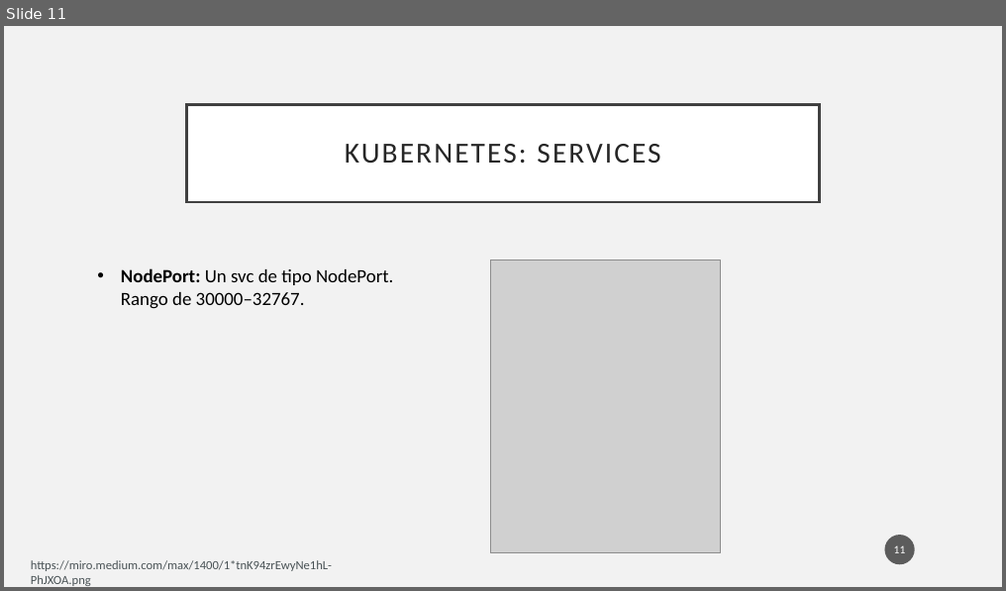
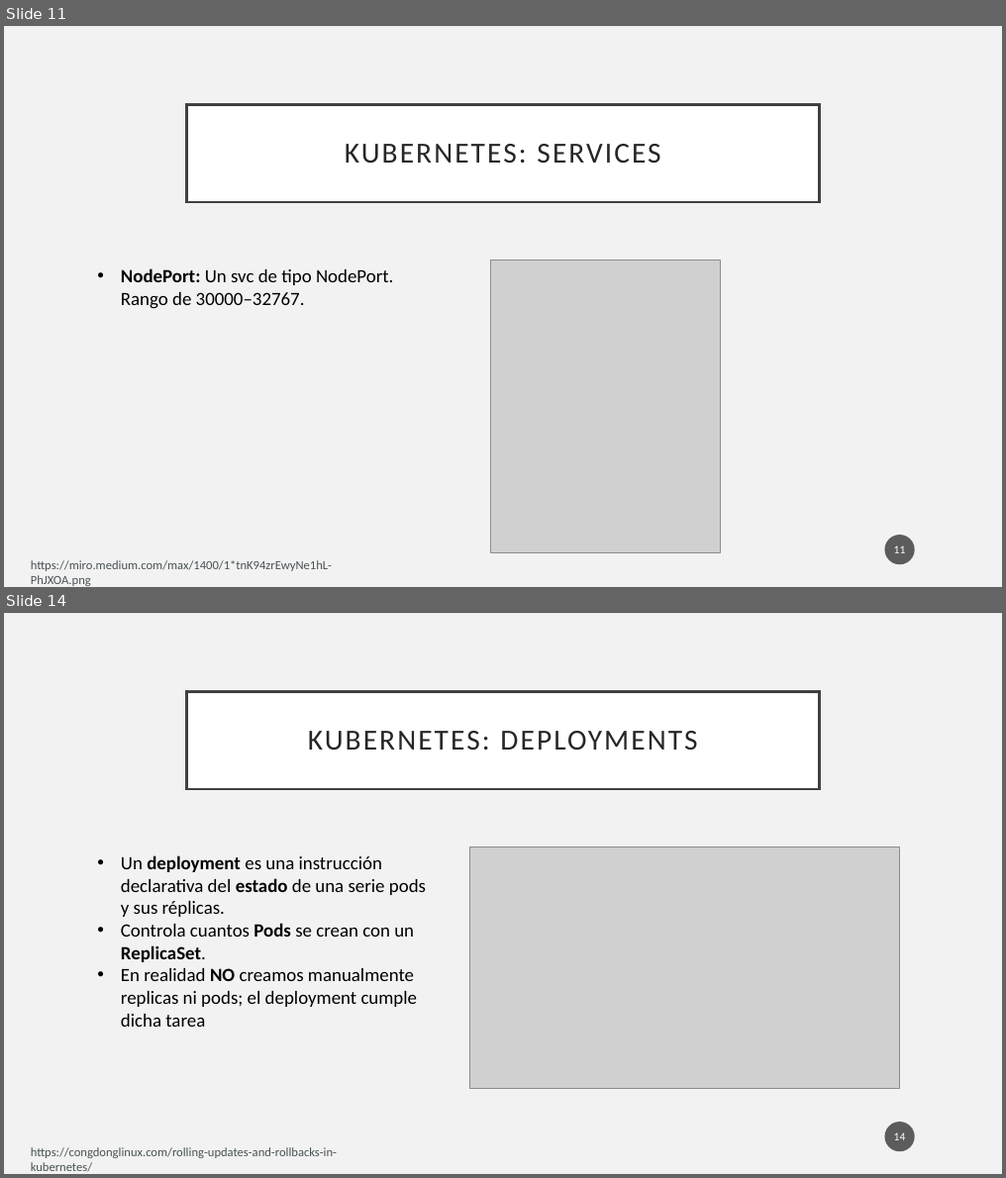
Before and after one commit to pablodevrzmz/python-docker-k8s-workshop, a slide deck: week 3/week_3.pptx. Shown one above the other, each under a label of ours: slide 11 before the commit, slides 11 and 14 after it; the slides between them are not shown. The pictures are 1006x591 and 1006x1178 pixels, drawn with LibreOffice and Linux fonts; fonts in the diff are those of the drawing; grey boxes stand for pictures. Boxes give left, top, right and bottom in pixels: in the first picture for what was removed or moved away, otherwise in the second. Text is boxed around its words. In the diff, an @@ line names an element or a change of style, - is before the commit and + after.

```diff
--- a/week 3/week_3.pptx
+++ b/week 3/week_3.pptx
@@ slide 14 added at [4,613,1002,1174], background #F2F2F2 @@
@@ title added at [187,691,819,789], fill #FFFFFF, outline #404040 2.5 pt, 28 pt, text #262626 @@
+KUBERNETES: DEPLOYMENTS
@@ picture added at [469,848,900,1089] @@
@@ text added at [121,856,426,1027], 18 pt, text #000000 @@
+• Un deployment es una instrucción declarativa del estado de una serie pods y sus réplicas.
+• Controla cuantos Pods se crean con un ReplicaSet.
+• En realidad NO creamos manualmente replicas ni pods; el deployment cumple dicha tarea
@@ page number added at [885,1122,915,1152], fill #1D1D1D at 70% opacity, 11 pt, text #FFFFFF @@
+14
@@ text added at [31,1148,337,1172], 12 pt, text #4A5356 @@
+https://congdonglinux.com/rolling-updates-and-rollbacks-in-kubernetes/
```
Also in this commit, not shown: 12 other slides added, 27 slides removed, 13 other files.
